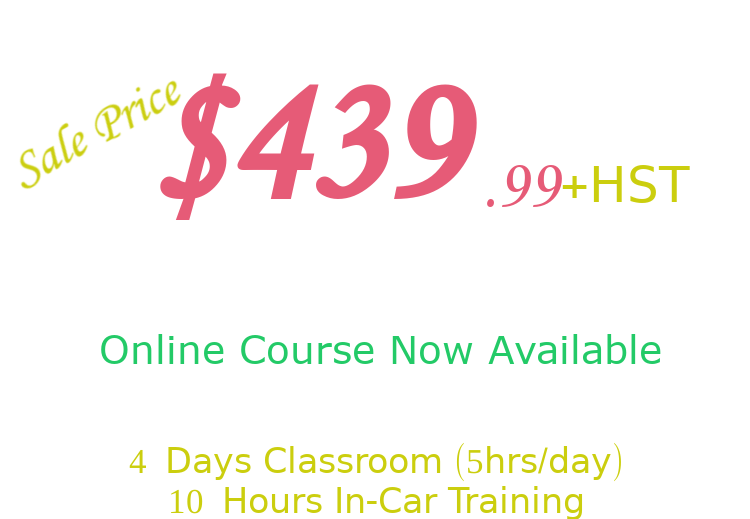
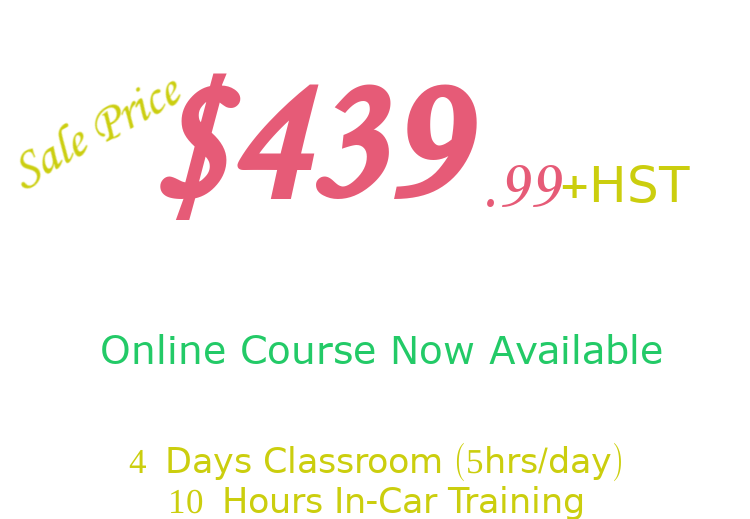
Two versions of the same layered image (750×519). Layer-by-layer changes:
renamed "Valid For January, February, a..." to "Valid For April, May and June ...", painted on it over [101, 334, 662, 364]
